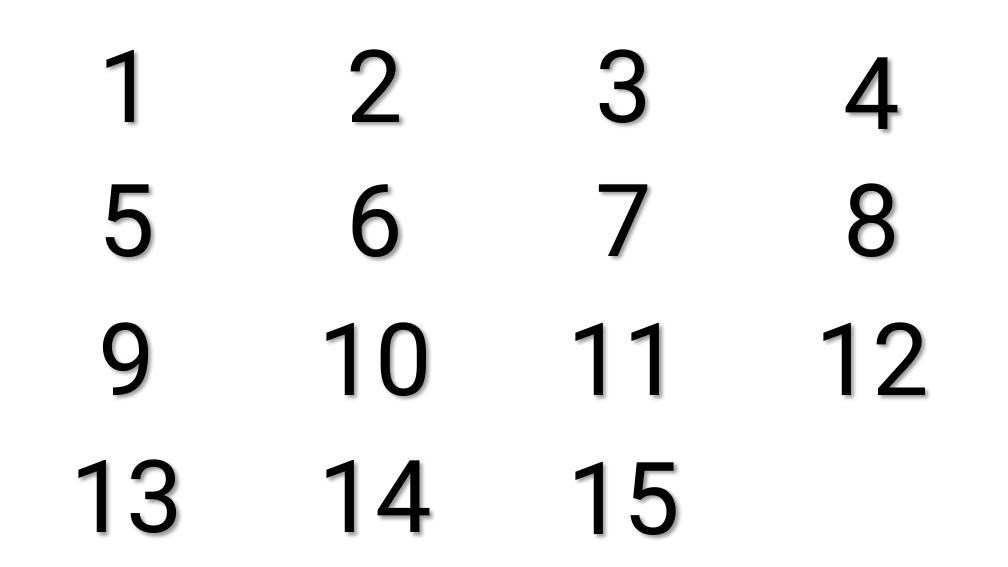
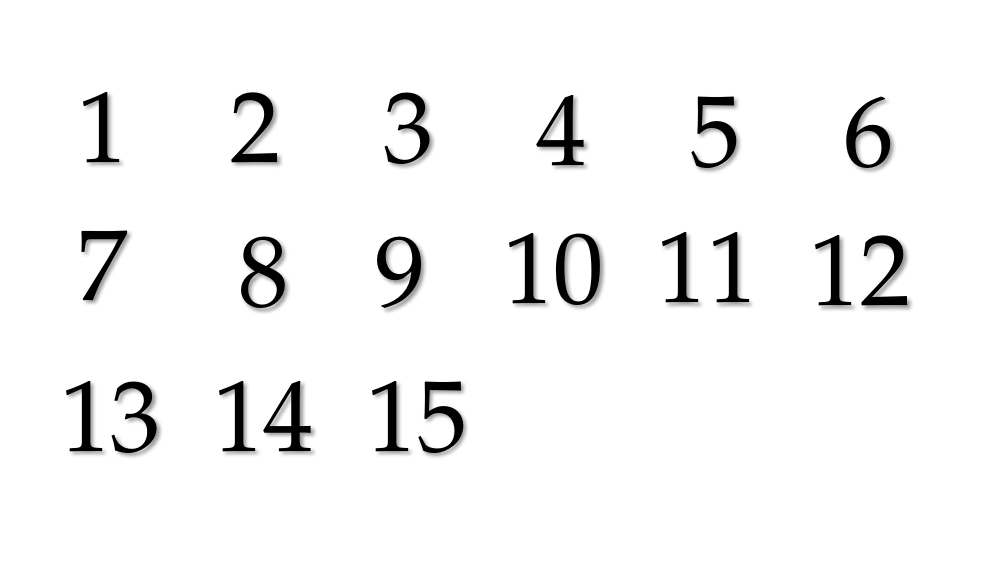
Before and after one commit to andie23/_Puzzled, a slide deck: slide 1 of texture/blocks/editable/blocks.pptx. Drawn at 1008x567 pixels with LibreOffice and Linux fonts; fonts in the diff are those of the drawing; background and template pictures are left out. Boxes give left, top, right and bottom in pixels: in the first picture for what was removed or moved away, otherwise in the second. Text is boxed around its words. In the diff, an @@ line names an element or a change of style, - is before the commit and + after.

```diff
--- a/texture/blocks/editable/blocks.pptx
+++ b/texture/blocks/editable/blocks.pptx
@@ text "1": place and size @@
-text "1" at (99,50,156,125)
+text "1" at (77,92,127,165)
@@ text "2": place and size @@
-text "2" at (347,49,404,125)
+text "2" at (231,92,281,165)
@@ text "3": place and size @@
-text "3" at (595,49,652,126)
+text "3" at (384,92,434,167)
@@ text "4": place and size @@
-text "4" at (844,57,901,133)
+text "4" at (537,95,587,168)
@@ text "5": place and size @@
-text "5" at (99,184,156,260)
+text "5" at (690,96,740,171)
@@ text "6": place and size @@
-text "6" at (347,184,404,260)
+text "6" at (843,96,893,171)
@@ text "7": place and size @@
-text "7" at (595,184,652,259)
+text "7" at (77,230,127,303)
@@ text "8": place and size @@
-text "8" at (844,183,901,260)
+text "8" at (239,236,289,312)
@@ text "9": place and size @@
-text "9" at (99,322,156,398)
+text "9" at (376,236,426,311)
@@ text "10": place and size @@
-text "10" at (319,322,432,399)
+text "10" at (504,233,605,308)
@@ text "11": place and size @@
-text "11" at (567,323,680,399)
+text "11" at (657,232,758,306)
@@ text "12": place and size @@
-text "12" at (816,322,929,398)
+text "12" at (810,235,911,309)
@@ text "13": place and size @@
-text "13" at (70,459,183,537)
+text "13" at (60,381,161,456)
@@ text "14": place and size @@
-text "14" at (319,460,432,536)
+text "14" at (213,381,314,454)
@@ font Roboto to TeX Gyre Pagella in 15 elements at (77,92,127,165), (60,381,161,456), (810,235,911,309), (231,92,281,165), (657,232,758,306), (213,381,314,454), (504,233,605,308), (384,92,434,167), (537,95,587,168), (690,96,740,171), (843,96,893,171), (77,230,127,303), (239,236,289,312), (376,236,426,311), (367,381,468,456) @@
@@ text "15": place and size @@
-text "15" at (567,462,680,538)
+text "15" at (367,381,468,456)
```
Also in this commit, not shown: 51 other files.
